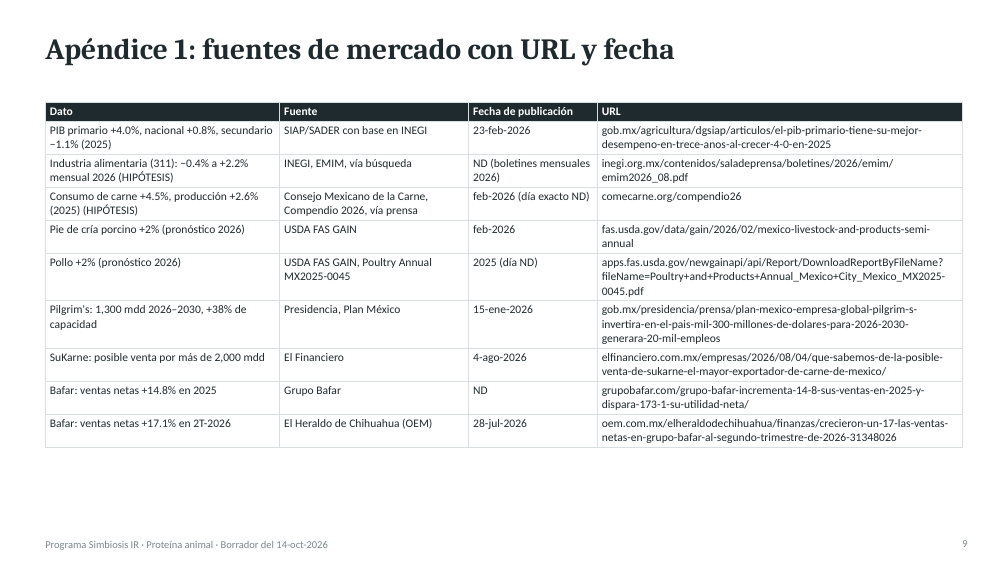
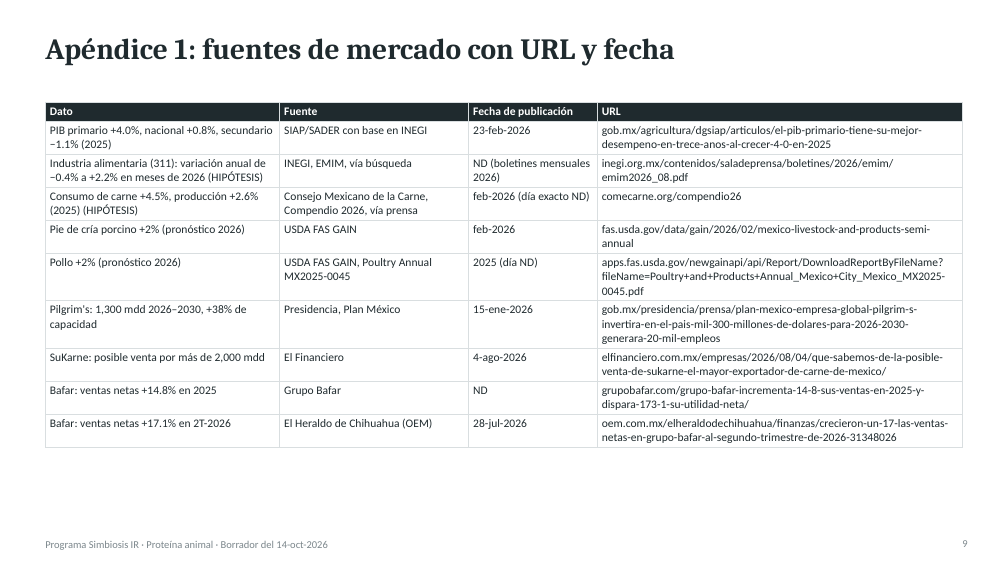
Before and after one commit to Marckqalex/Simbiosis-IR, a slide deck: slide 9 of entregables/Simbiosis_IR_Proteina_Animal_Entregable1.pptx. Drawn at 1008x567 pixels with LibreOffice and Linux fonts; fonts in the diff are those of the drawing. Boxes give left, top, right and bottom in pixels: in the first picture for what was removed or moved away, otherwise in the second. Text is boxed around its words. In the diff, an @@ line names an element or a change of style, - is before the commit and + after.

```diff
--- a/entregables/Simbiosis_IR_Proteina_Animal_Entregable1.pptx
+++ b/entregables/Simbiosis_IR_Proteina_Animal_Entregable1.pptx
@@ table at [45, 102, 963, 447] @@
-row 3, column 1: Industria alimentaria (311): −0.4% a +2.2% mensual 2026 (HIPÓTESIS)
+row 3, column 1: Industria alimentaria (311): variación anual de −0.4% a +2.2% en meses de 2026 (HIPÓTESIS)
```
Also in this commit, not shown: 7 other slides changed, 1 slide added, 8 other files.
